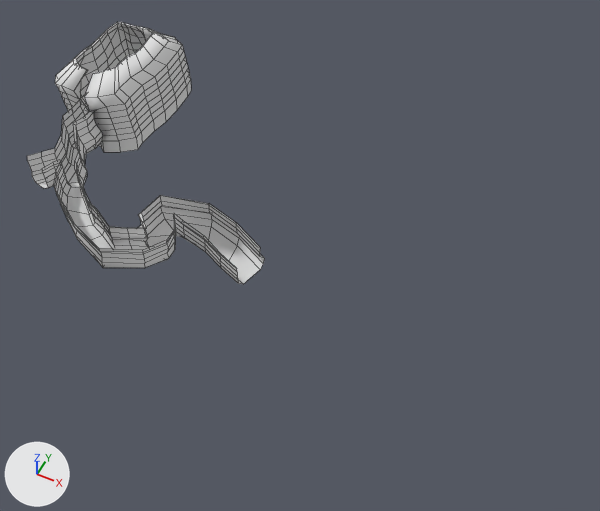
One commit to the Blender file Assets/Models/Level2/Level2.blend: the scene before it, then after it.
Before and after are seen from a camera (50 mm lens) standing at (68.1, -78.9, 78.1) and looking at (34.2, -11.0, -6.7). Lighting does not change. The marker at lower left points along +X, +Y and +Z. Mesh edges are drawn as thin lines.
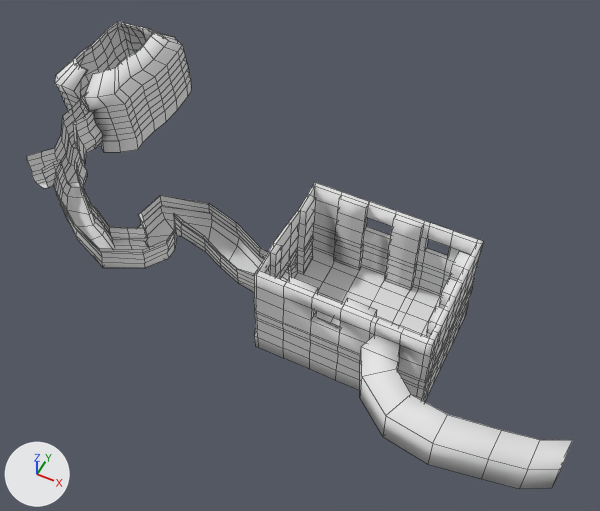
The change, as a list of edits to the scene's bpy script:
```text
Change me_plane_001:
    used by ob_plane; location = (0.0, 0.0, 0.0); scale = (4.0, 7.0, 5.0)
    remove me_plane_001.from_pydata(...)  # 784 vertices, 744 faces; spans x -1.52..6.38, y -3.66..1.5, z -3.82..2.25
    add me_plane_001.from_pydata(...)  # 1660 vertices, 1653 faces, 1 loose edge; spans x -1.52..18.76, y -4.23..1.5, z -4.5..2.25
    me_plane_001 part 1: 876 vertices added at x 7.36..18.76, y -4.23..0.27, z -4.5..-1.08
    me_plane_001 part 2: 7 vertices moved from x 3.51..3.69, y -1.65..-1.5, z -2.57..-1.54 to x 3.45..3.6, y -1.64..-1.5, z -2.57..-1.54
```

Where the change shows, as pixel boxes (x1, y1, x2, y2) in the pictures (600 x 511 px; the box of a moved part takes in the faces that stretch with it):
'Plane', reshaped (129% wider, 78% taller)
    before: (27, 22, 265, 284)
    after: (27, 22, 573, 489)
part 1 of me_plane_001, added
    after: (237, 182, 573, 489)
part 2 of me_plane_001, moved or reshaped
    both: (173, 213, 205, 251)
